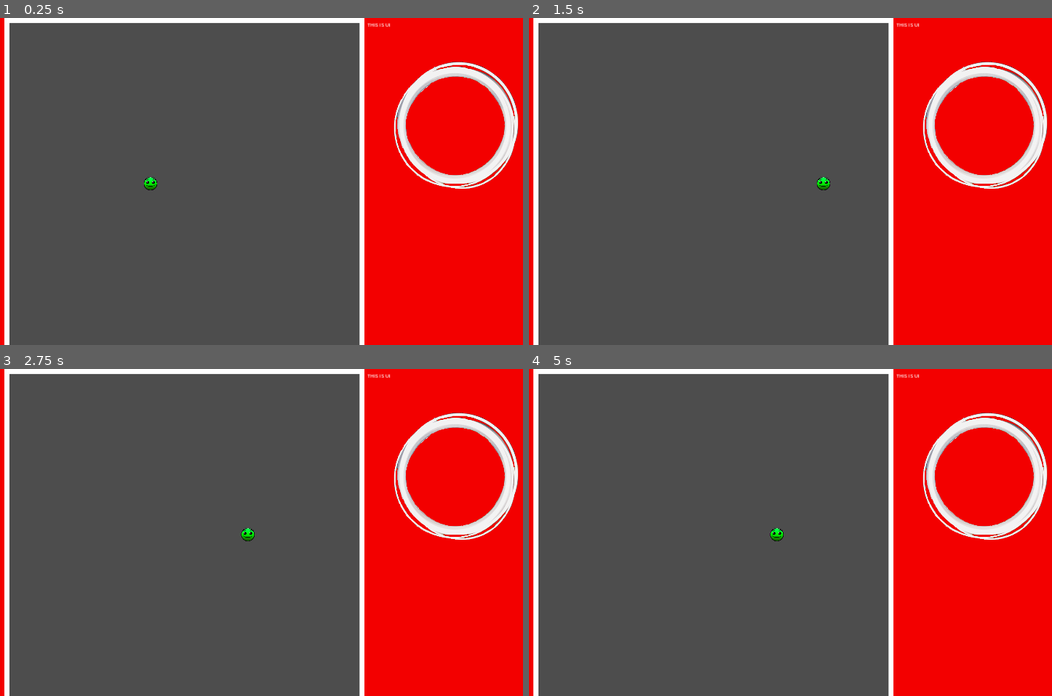
Above: before the commit, frames 1-4 (two rows, left to right).
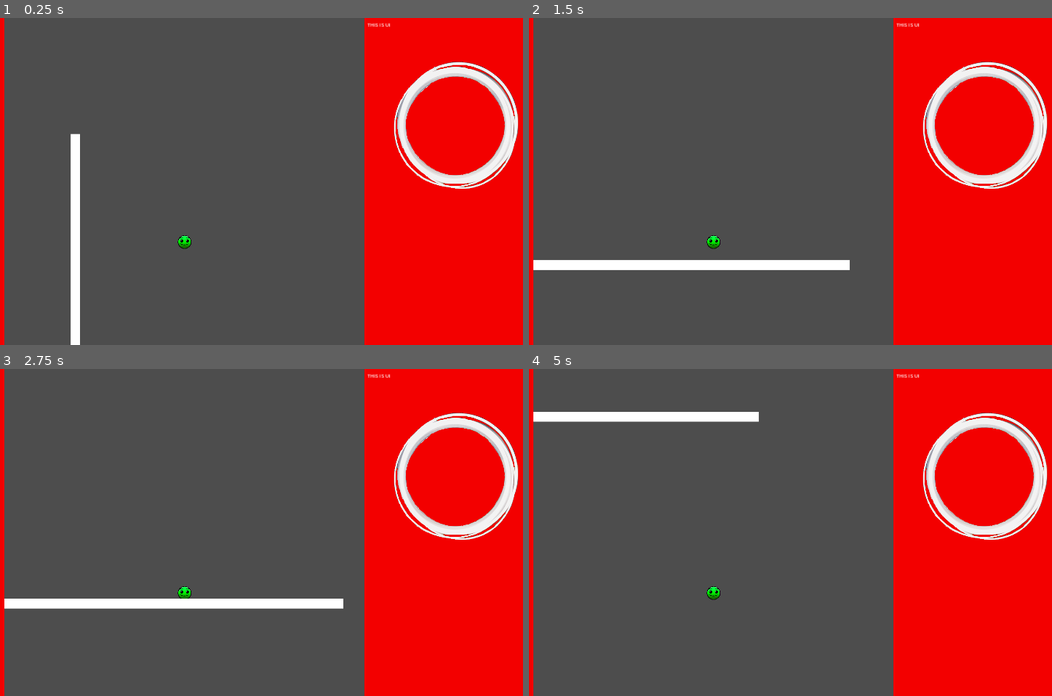
Above: after the commit, the same moments.

Repository: ReusableChopsticks/BreakoutBossfight
Game: Godot game, scene res://scenes/ui/OLD_game_display.tscn
Two runs of this game, one before a commit and one after it. Both use one fixed random seed, a clock stepped at 60 frames per second and the inputs below. Before the commit the project starts from res://scenes/ui/game_display.tscn.
Inputs:
- Up to frame 1 (0.25 s): no input
- Up to frame 2 (1.5 s): tap Enter at 0.5 s; hold Right (move_right) from 0.53 s (still down); tap Z (jump, bound only after the commit) at 0.6, 0.77, 1.07, 1.35 s
- Up to frame 3 (2.75 s): tap Z (jump, bound only after the commit) at 1.52, 1.82, 2.1 s; release Right (move_right) at 2.03 s; hold Left (move_left) from 2.03 s (still down)
- Up to frame 4 (5 s): release Left (move_left) at 2.78 s; hold Right (move_right) 2.78-4.28 s; tap Z (jump, bound only after the commit) at 2.85, 3.02, 3.32, 3.6, 3.77, 4.07, 4.35, 4.52, 4.82 s; hold Left (move_left) from 4.28 s (still down)

The runs differ from the first frame. In frame 1, 4.3% of the frame differs, in the area x 0-70%, y 0-100%; in frame 2, 5.0%; in frame 3, 5.1%; in frame 4, 4.4%.

Commit message:
basic character platformer movement
after first concept redesign

Diff:
--- a/entities/player/player.gd
+++ b/entities/player/player.gd
@@ -2,8 +2,27 @@
 
 var direction
 @export var move_speed = 200
+@export var jump_velocity = -400.0
+@export var max_fall_velocity = 800
+# Get the gravity from the project settings to be synced with RigidBody nodes.
+#var gravity = ProjectSettings.get_setting("physics/2d/default_gravity")
+var gravity: float = 1500
 
-func _process(delta):
-	direction = Input.get_vector("move_left", "move_right", "move_up", "move_down")
-	velocity = direction * move_speed
+func _physics_process(delta):
+	# Add the gravity.
+	if not is_on_floor():
+		velocity.y = clampf(velocity.y + (gravity * delta), -999999, max_fall_velocity)
+
+	# Handle jump.
+	if Input.is_action_just_pressed("jump") and is_on_floor():
+		velocity.y = jump_velocity
+
+	# Get the input direction and handle the movement/deceleration.
+	# As good practice, you should replace UI actions with custom gameplay actions.
+	var direction = Input.get_axis("move_left", "move_right")
+	if direction:
+		velocity.x = direction * move_speed
+	else:
+		velocity.x = move_toward(velocity.x, 0, move_speed)
+
 	move_and_slide()
--- a/entities/player/player.tscn
+++ b/entities/player/player.tscn
@@ -16,3 +16,6 @@
 
 [node name="CollisionShape2D" type="CollisionShape2D" parent="."]
 shape = SubResource("CircleShape2D_po36n")
+
+[node name="Camera2D" type="Camera2D" parent="."]
+offset = Vector2(0, -200)
--- a/project.godot
+++ b/project.godot
@@ -11,7 +11,7 @@
 [application]
 
 config/name="BreakoutBossfightGame"
-run/main_scene="res://scenes/ui/game_display.tscn"
+run/main_scene="res://scenes/ui/OLD_game_display.tscn"
 config/features=PackedStringArray("4.2", "Forward Plus")
 config/icon="res://entities/projectiles/Bullet.png"
 
@@ -29,30 +29,31 @@
 move_left={
 "deadzone": 0.5,
 "events": [Object(InputEventKey,"resource_local_to_scene":false,"resource_name":"","device":-1,"window_id":0,"alt_press …(182 unchanged characters)…
-, Object(InputEventKey,"resource_local_to_scene":false,"resource_name":"","device":-1,"window_id":0,"alt_pressed":false,"shift_pressed":false,"ctrl_pressed":false,"meta_pressed":false,"pressed":false,"keycode":0,"physical_keycode":65,"key_label":0,"unicode":97,"echo":false,"script":null)
 ]
 }
 move_right={
 "deadzone": 0.5,
-"events": [Object(InputEventKey,"resource_local_to_scene":fa …(140 unchanged characters)… d":false,"keycode":0,"physical_keycode":68,"key_label":0,"unicode":100,"echo":false,"script":null)
-, Object(InputEventKey,"resource_local_to_scene":false,"resource_name":"","device":-1,"window_id":0,"alt_pressed":false,"shift_pressed":false,"ctrl_pressed":false,"meta_pressed":false,"pressed":false,"keycode":0,"physical_keycode":4194321,"key_label":0,"unicode":0,"echo":false,"script":null)
+"events": [Object(InputEventKey,"resource_local_to_scene":fa …(140 unchanged characters)… d":false,"keycode":0,"physical_keycode":4194321,"key_label":0,"unicode":0,"echo":false,"script":null)
 ]
 }
-move_up={
+"face up"={
 "deadzone": 0.5,
-"events": [Object(InputEventKey,"resource_local_to_scene":fa …(140 unchanged characters)… d":false,"keycode":0,"physical_keycode":87,"key_label":0,"unicode":119,"echo":false,"script":null)
-, Object(InputEventKey,"resource_local_to_scene":false,"resource_name":"","device":-1,"window_id":0,"alt_pressed":false,"shift_pressed":false,"ctrl_pressed":false,"meta_pressed":false,"pressed":false,"keycode":0,"physical_keycode":4194320,"key_label":0,"unicode":0,"echo":false,"script":null)
+"events": [Object(InputEventKey,"resource_local_to_scene":fa …(140 unchanged characters)… d":false,"keycode":0,"physical_keycode":4194320,"key_label":0,"unicode":0,"echo":false,"script":null)
 ]
 }
 move_down={
 "deadzone": 0.5,
-"events": [Object(InputEventKey,"resource_local_to_scene":fa …(140 unchanged characters)… d":false,"keycode":0,"physical_keycode":83,"key_label":0,"unicode":115,"echo":false,"script":null)
-, Object(InputEventKey,"resource_local_to_scene":false,"resource_name":"","device":-1,"window_id":0,"alt_pressed":false,"shift_pressed":false,"ctrl_pressed":false,"meta_pressed":false,"pressed":false,"keycode":0,"physical_keycode":4194322,"key_label":0,"unicode":0,"echo":false,"script":null)
+"events": [Object(InputEventKey,"resource_local_to_scene":fa …(140 unchanged characters)… d":false,"keycode":0,"physical_keycode":4194322,"key_label":0,"unicode":0,"echo":false,"script":null)
 ]
 }
-dodge={
+jump={
 "deadzone": 0.5,
 "events": [Object(InputEventKey,"resource_local_to_scene":false,"resource_name":"","device":-1,"window_id":0,"alt_pressed":false,"shift_pressed":false,"ctrl_pressed":false,"meta_pressed":false,"pressed":false,"keycode":0,"physical_keycode":90,"key_label":0,"unicode":122,"echo":false,"script":null)
+]
+}
+dash={
+"deadzone": 0.5,
+"events": [Object(InputEventKey,"resource_local_to_scene":false,"resource_name":"","device":-1,"window_id":0,"alt_pressed":false,"shift_pressed":false,"ctrl_pressed":false,"meta_pressed":false,"pressed":false,"keycode":0,"physical_keycode":67,"key_label":0,"unicode":99,"echo":false,"script":null)
 ]
 }
 attack={
--- a/scenes/level_1/level.tscn
+++ b/scenes/level_1/level.tscn
@@ -6,16 +6,11 @@
 [node name="Level" type="Node2D"]
 
 [node name="Player" parent="." instance=ExtResource("1_37hb1")]
-position = Vector2(481, 547)
+position = Vector2(360, 69)
 move_speed = 500
 
-[node name="Walls" type="Node" parent="."]
+[node name="LeftWall" parent="." instance=ExtResource("2_loud2")]
 
-[node name="LeftWall" parent="Walls" instance=ExtResource("2_loud2")]
-
-[node name="RightWall" parent="Walls" instance=ExtResource("2_loud2")]
-position = Vector2(1187, 503)
-
-[node name="TopWall" parent="Walls" instance=ExtResource("2_loud2")]
-position = Vector2(590, 0)
+[node name="LeftWall2" parent="." instance=ExtResource("2_loud2")]
+position = Vector2(543, 752)
 rotation = 1.5708
Not shown: 3 places in scenes/ui/OLD_game_display.tscn that only renumber resources
